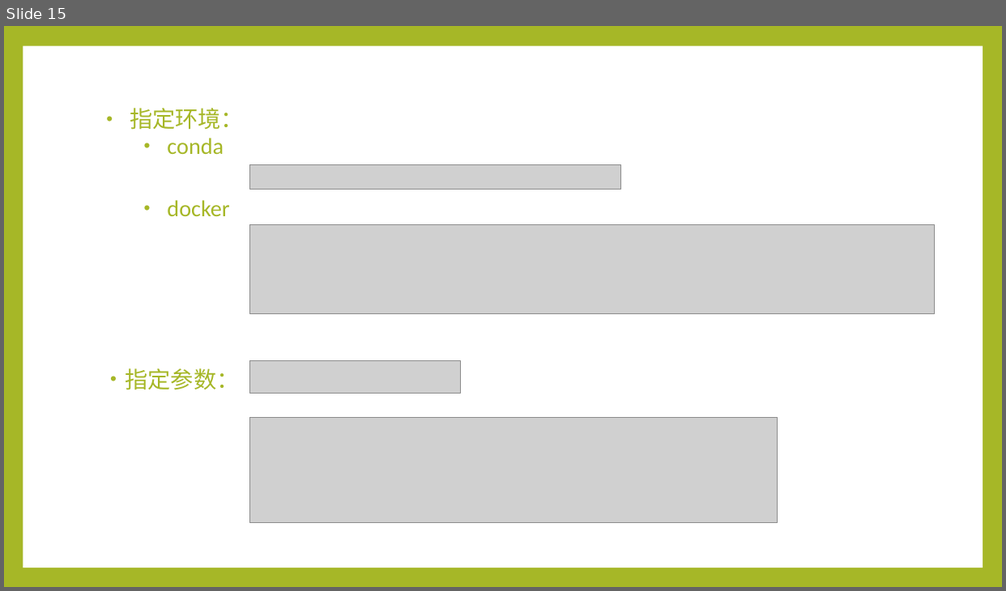
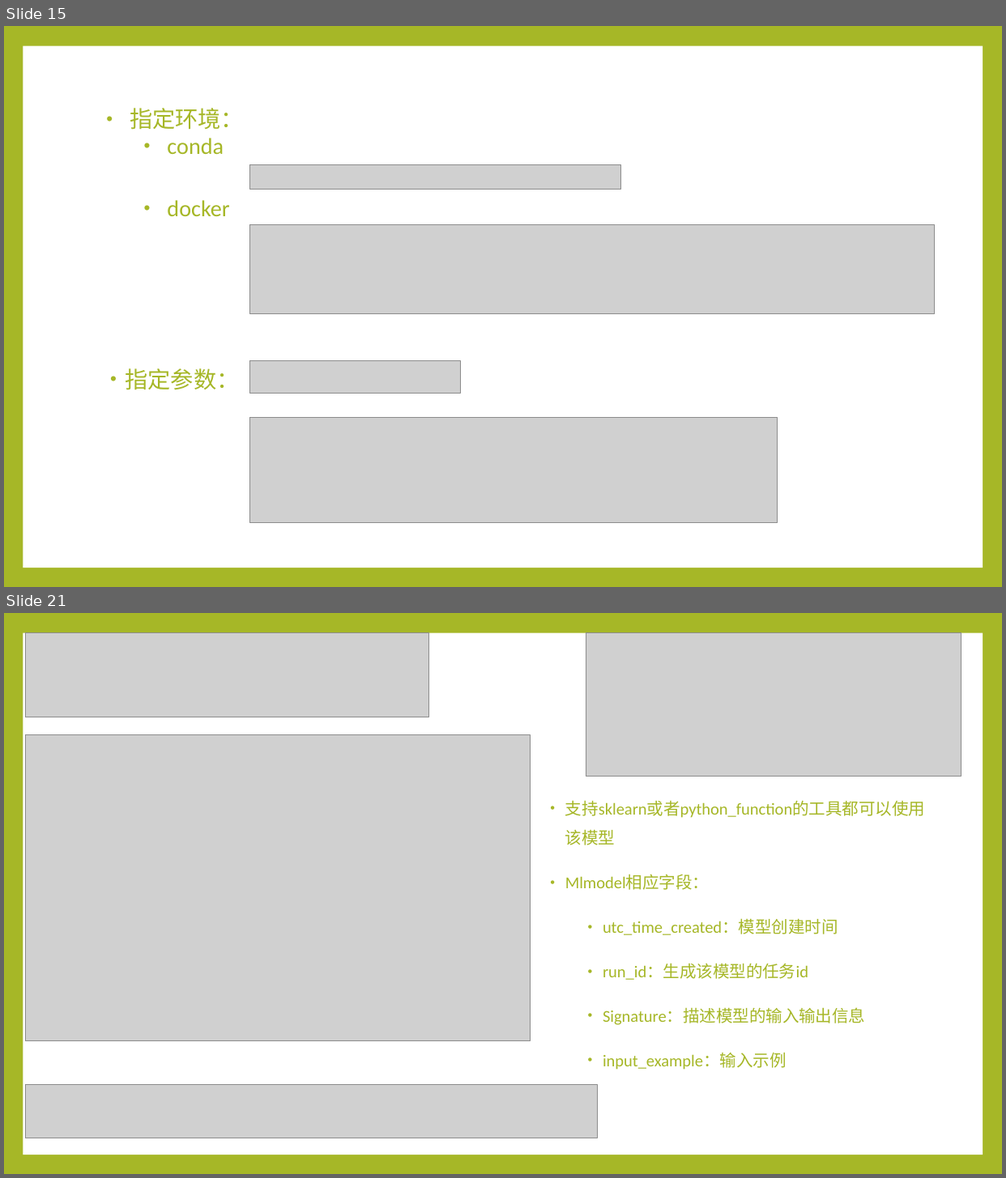
Before and after one commit to Alan-buaa/book, a slide deck: mlflow/MLflowpptx.pptx. Shown one above the other, each under a label of ours: slide 15 before the commit, slides 15 and 21 after it; the slides between them are not shown. The pictures are 1006x591 and 1006x1178 pixels, drawn with LibreOffice and Linux fonts; fonts in the diff are those of the drawing; grey boxes stand for pictures. Boxes give left, top, right and bottom in pixels: in the first picture for what was removed or moved away, otherwise in the second. Text is boxed around its words. In the diff, an @@ line names an element or a change of style, - is before the commit and + after.

```diff
--- a/mlflow/MLflowpptx.pptx
+++ b/mlflow/MLflowpptx.pptx
@@ slide 21 added at (4,613,1002,1174), background #A6B727; not listed: 1 template element that a slide beside it also shows @@
@@ picture added at (25,633,429,717) @@
@@ picture added at (586,633,961,777) @@
@@ picture added at (25,735,530,1041) @@
@@ text added at (565,800,925,1070), 16 pt, text #A6B727 @@
+• 支持sklearn或者python_function的工具都可以使用该模型
+• Mlmodel相应字段：
+  • utc_time_created：模型创建时间
+  • run_id：生成该模型的任务id
+  • Signature：描述模型的输入输出信息
+  • input_example：输入示例
@@ picture added at (25,1085,598,1139) @@
```
Also in this commit, not shown: 3 slides changed, 13 other slides added, 1 slide removed.
